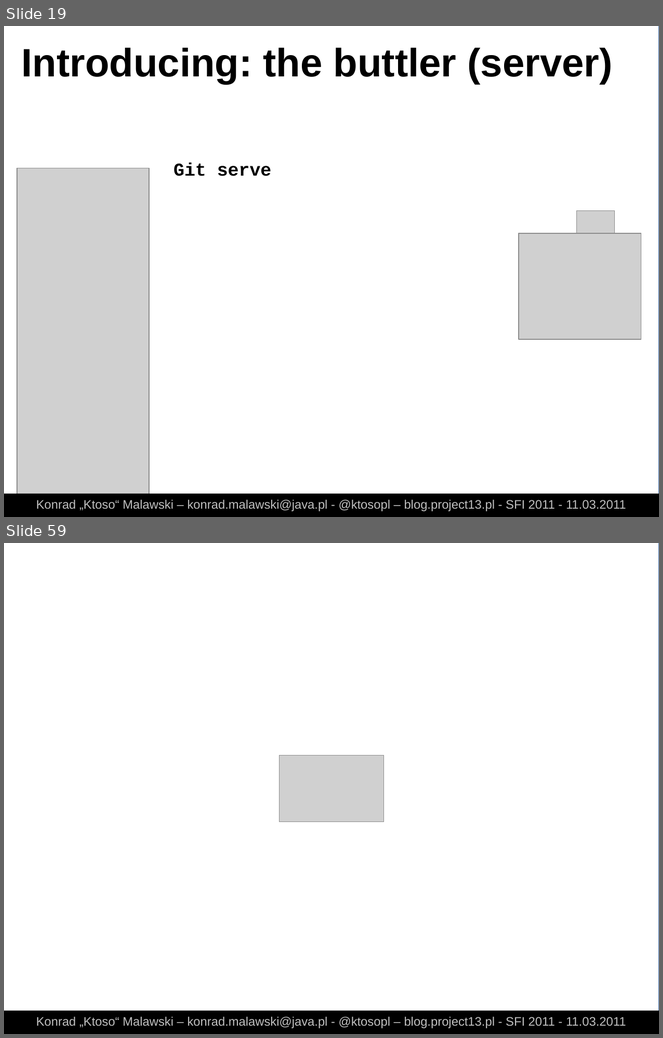
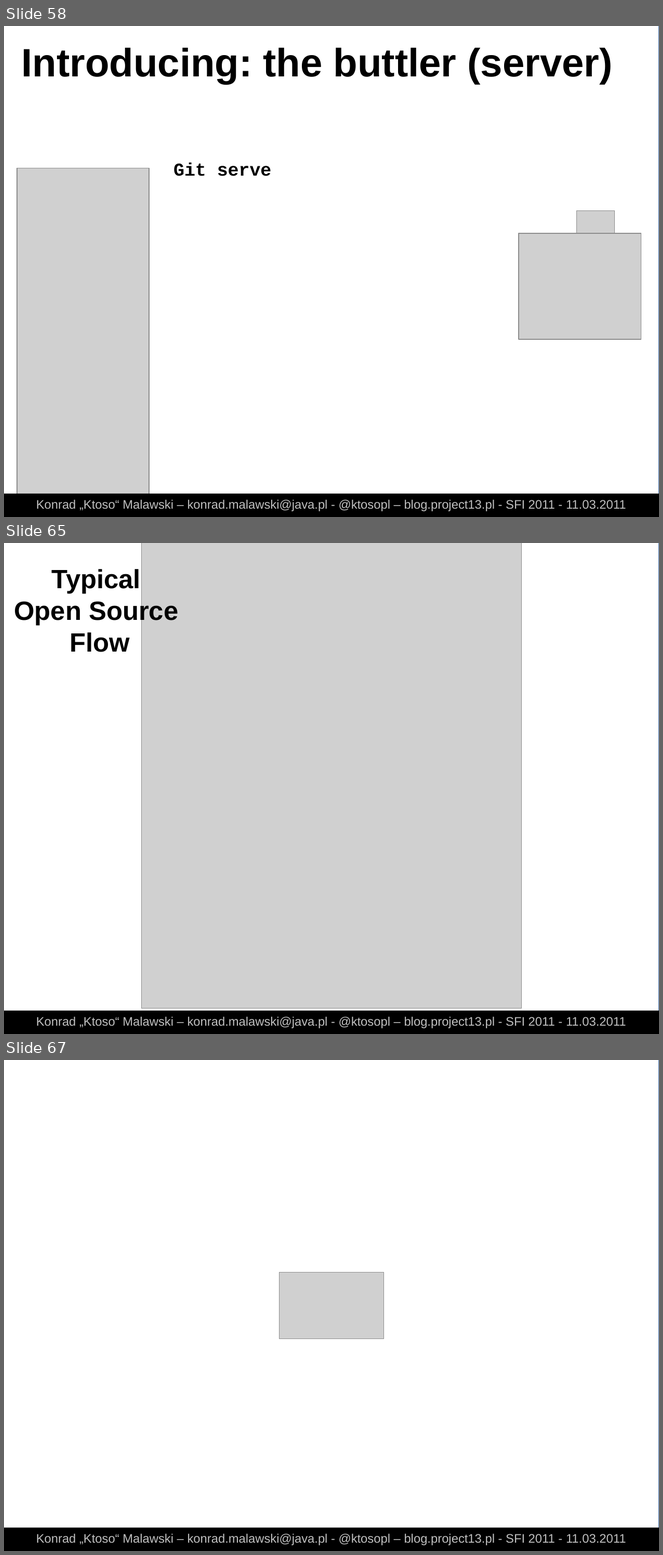
Before and after one commit to ktoso/git-presentation, a slide deck: slides.odp. Shown one above the other, each under a label of ours: slides 19 and 59 before the commit, slides 58, 65 and 67 after it; the slides between them are not shown. The pictures are 663x1038 and 663x1555 pixels, drawn with LibreOffice and Linux fonts; fonts in the diff are those of the drawing; grey boxes stand for pictures. Boxes give left, top, right and bottom in pixels: in the first picture for what was removed or moved away, otherwise in the second. Text is boxed around its words. In the diff, an @@ line names an element or a change of style, - is before the commit and + after.

```diff
--- a/slides.odp
+++ b/slides.odp
@@ slide 65 added at bbox=[4, 543, 659, 1034], background #FFFFFF; not listed: 1 template element that a slide beside it also shows @@
@@ picture added at bbox=[141, 543, 522, 1009] @@
@@ text added at bbox=[14, 569, 178, 652], 32 pt, text #000000, bold @@
+Typical
+Open Source
+Flow
@@ rectangle added at bbox=[4, 1011, 659, 1034], fill #000000 @@
@@ text added at bbox=[36, 1017, 626, 1029], 15 pt, text #C0C0C0 @@
+Konrad „Ktoso“ Malawski – konrad.malawski@java.pl - @ktosopl – blog.project13.pl - SFI 2011 - 11.03.2011
@@ what was slide 19 is now slide 58 @@
@@ what was slide 59 is now slide 67 @@
```
Also in this commit, not shown: 1 slide changed, 7 other slides added, 11 other files.
